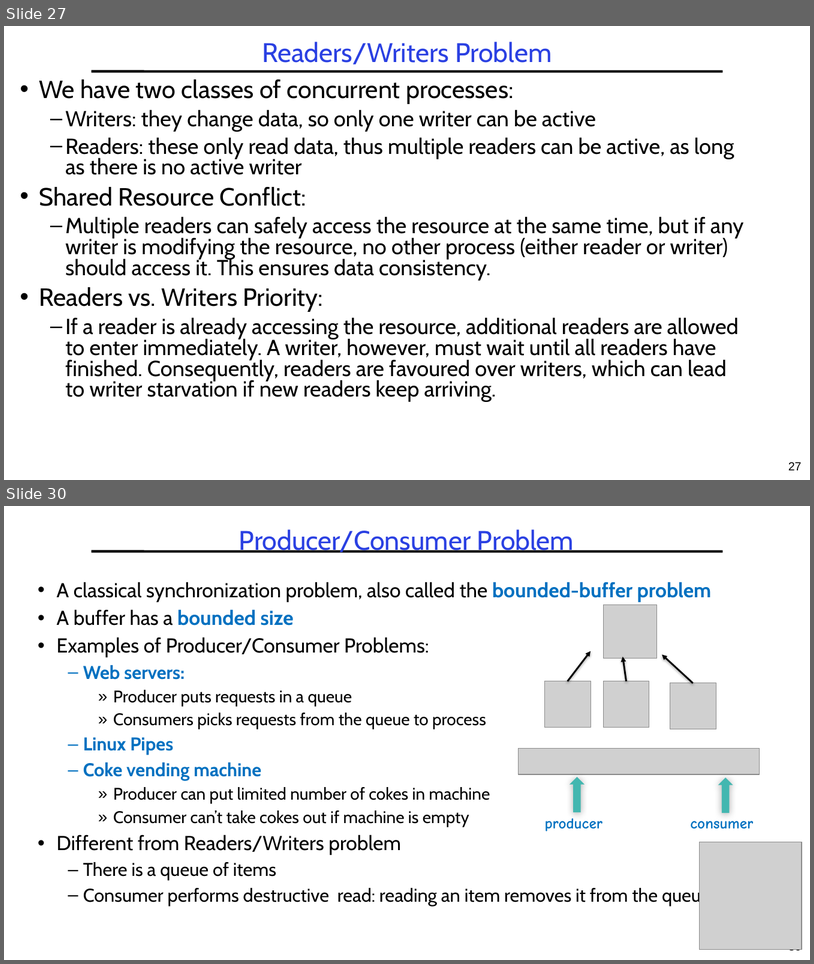
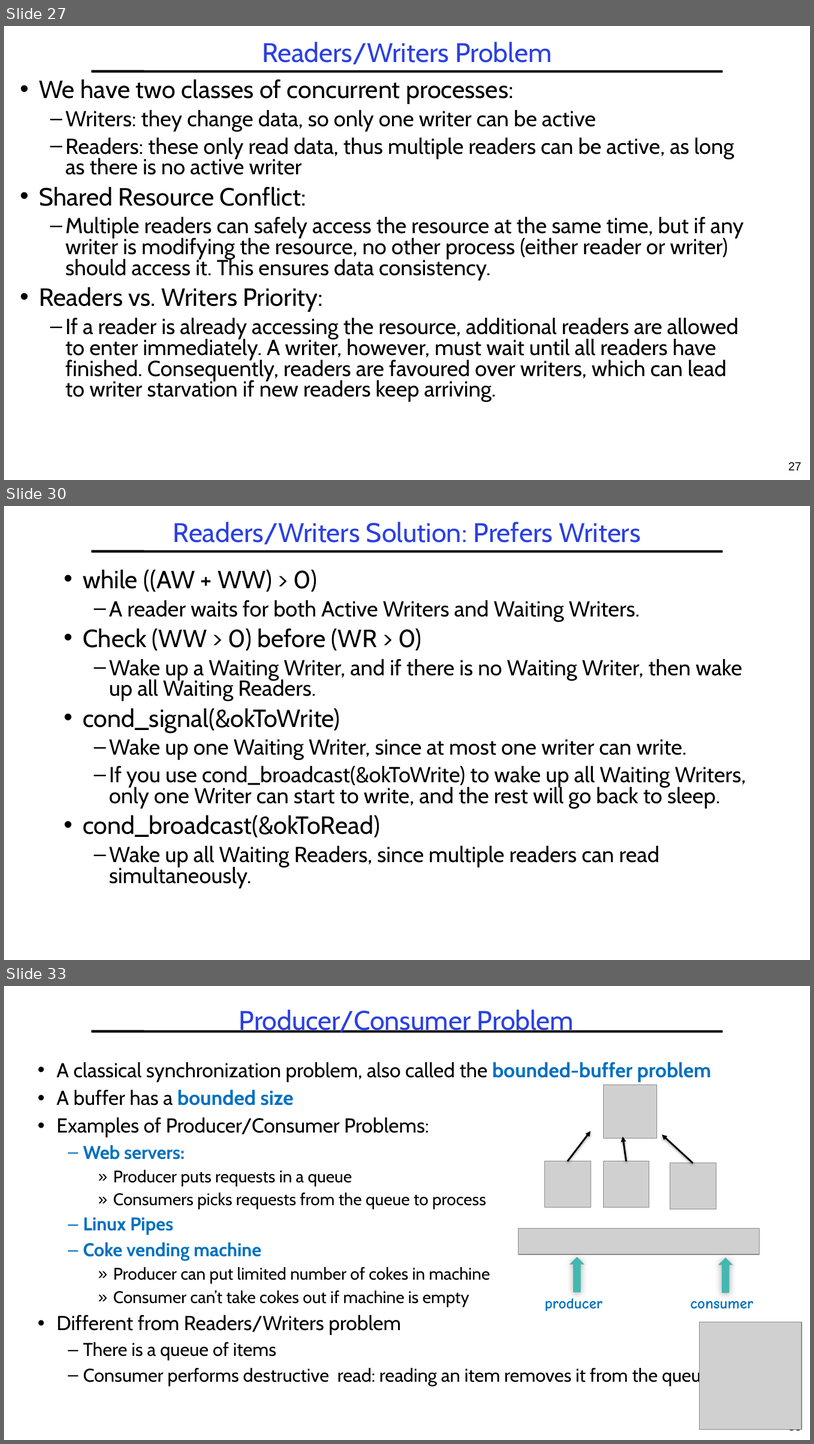
Before and after one commit to guhofstra/CSC256Fa25, a slide deck: PPTs/L3-Synchronization.pptx. Shown one above the other, each under a label of ours: slides 27 and 30 before the commit, slides 27, 30 and 33 after it; the slides between them are not shown. The pictures are 814x964 and 814x1444 pixels, drawn with LibreOffice and Linux fonts; fonts in the diff are those of the drawing; grey boxes stand for pictures. Boxes give left, top, right and bottom in pixels: in the first picture for what was removed or moved away, otherwise in the second. Text is boxed around its words. In the diff, an @@ line names an element or a change of style, - is before the commit and + after.

```diff
--- a/PPTs/L3-Synchronization.pptx
+++ b/PPTs/L3-Synchronization.pptx
@@ slide 30 added at (4, 506, 810, 960), background #FFFFFF; not listed: 1 template element that a slide beside it also shows @@
@@ title added at (173, 522, 641, 544), 32 pt, text #2A40E2 @@
+Readers/Writers Solution: Prefers Writers
@@ text added at (83, 570, 747, 888), 25.9 pt, text #000000 @@
+• while ((AW + WW) > 0)
+  – A reader waits for both Active Writers and Waiting Writers.
+• Check (WW > 0) before (WR > 0)
+  – Wake up a Waiting Writer, and if there is no Waiting Writer, then wake up all Waiting Readers.
+• cond_signal(&okToWrite)
+  – Wake up one Waiting Writer, since at most one writer can write.
+  – If you use cond_broadcast(&okToWrite) to wake up all Waiting Writers, only one Writer can start to write, and the rest will go back to sleep.
+• cond_broadcast(&okToRead)
+  – Wake up all Waiting Readers, since multiple readers can read simultaneously.
@@ what was slide 30 is now slide 33 @@
```
Also in this commit, not shown: 2 slides changed, 2 other slides added, 6 other files.
